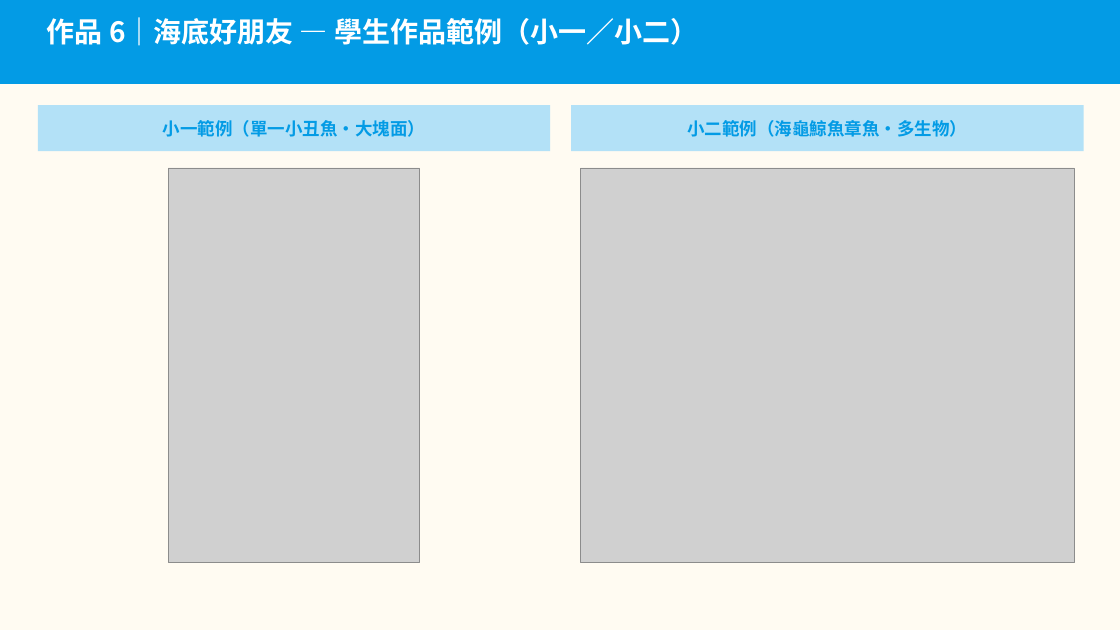
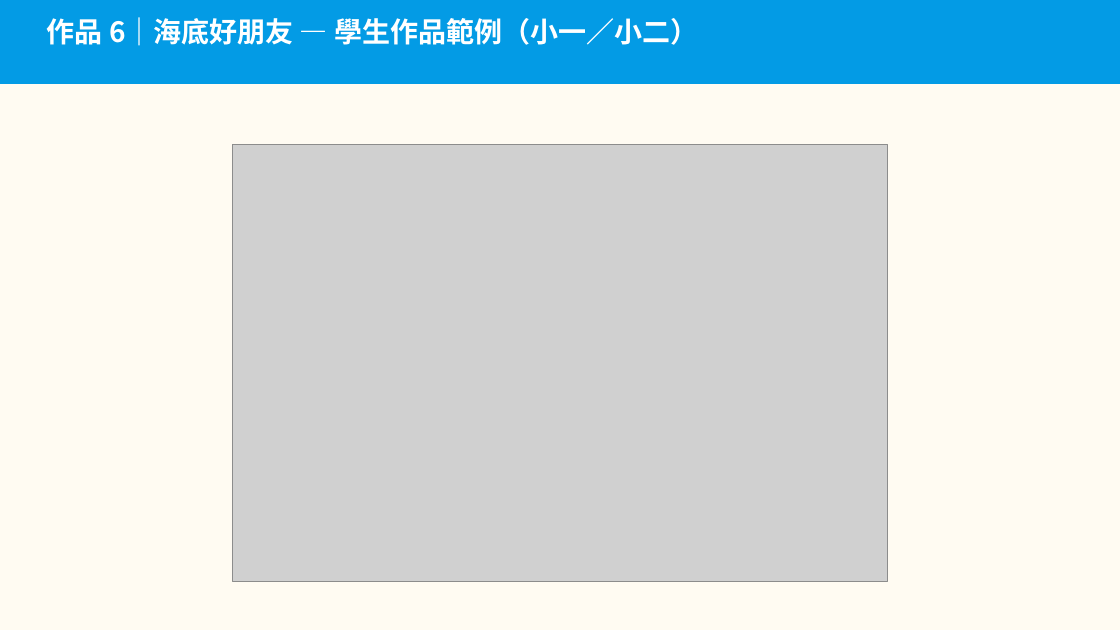
Before and after one commit to serina168/mandala-beginner, a slide deck: slide 31 of 2026兒童才藝講師培訓_上課簡報.pptx. Drawn at 1120x630 pixels with LibreOffice and Linux fonts; fonts in the diff are those of the drawing; grey boxes stand for pictures. Boxes give left, top, right and bottom in pixels: in the first picture for what was removed or moved away, otherwise in the second. Text is boxed around its words. In the diff, an @@ line names an element or a change of style, - is before the commit and + after.

```diff
--- a/2026兒童才藝講師培訓_上課簡報.pptx
+++ b/2026兒童才藝講師培訓_上課簡報.pptx
@@ rectangle removed at [38, 105, 550, 151] @@
@@ rectangle removed at [571, 105, 1084, 151] @@
@@ text removed at [163, 120, 425, 137] @@
-小一範例（單一小丑魚・大塊面）
@@ picture added at [233, 145, 888, 581] @@
@@ text removed at [687, 120, 967, 137] @@
-小二範例（海龜鯨魚章魚・多生物）
@@ picture removed at [168, 168, 419, 563] @@
@@ picture removed at [581, 168, 1075, 563] @@
```
Also in this commit, not shown: 8 other slides changed, 12 other files.
